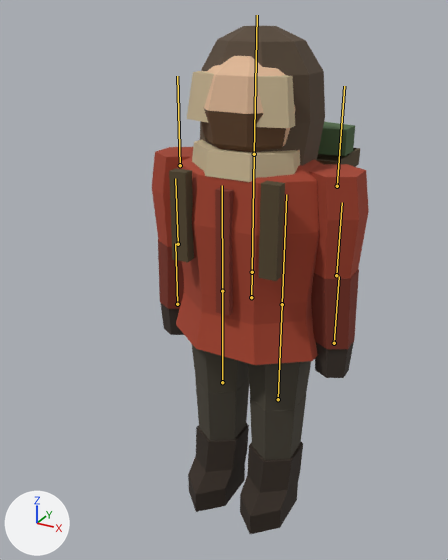
Before and after pictures for a commit that changed the glTF model survival/public/models/player.glb.
One viewpoint serves both versions: a 50 mm lens placed at (0.894, -1.832, 1.842), pointed at (-0.073, -0.075, 0.964). Arrows for +X, +Y and +Z are at lower left; the lights stay in place. The picture after the commit comes second. The bones that bend it are drawn over the model as lines.

Names of what the first picture shows: 'player', 'player-pack'.
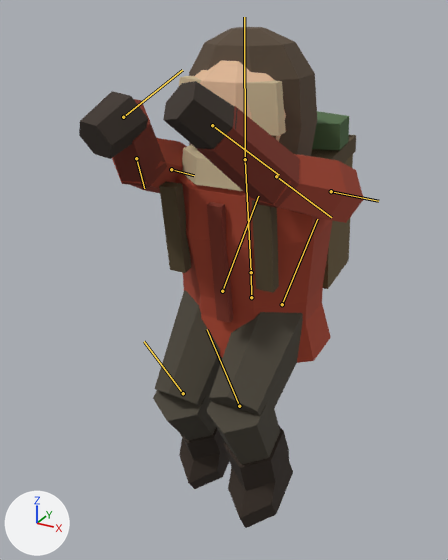
The newer file adds an action. The first version stands in its rest pose; the second is drawn at frame 7 of the action 'jump'.

Changed parts and their boxes (x1, y1, x2, y2) in the pictures (448 x 560 px):
'player', posed (31% wider)
    before: (152, 26, 369, 534)
    after: (79, 27, 364, 528)
'player-pack', posed
    before: (169, 122, 360, 281)
    after: (159, 111, 356, 293)
bone 'hips', root to tip
    before: (251, 297) to (252, 272)
    after: (251, 297) to (251, 272)
bone 'spine', root to tip
    before: (252, 272) to (254, 154)
    after: (251, 272) to (245, 159)
bone 'head', root to tip
    before: (254, 154) to (257, 15)
    after: (245, 159) to (244, 17)
bone 'upperarm_L', root to tip
    before: (337, 186) to (344, 86)
    after: (331, 191) to (378, 201)
bone 'lowerarm_L', root to tip
    before: (336, 275) to (342, 202)
    after: (276, 176) to (331, 217)
bone 'upperarm_R', root to tip
    before: (180, 165) to (177, 76)
    after: (171, 169) to (194, 175)
bone 'lowerarm_R', root to tip
    before: (178, 244) to (175, 178)
    after: (136, 158) to (144, 188)
bone 'hand_R', root to tip
    before: (177, 304) to (175, 243)
    after: (123, 117) to (182, 70)
bone 'thigh_L', root to tip
    before: (282, 304) to (286, 194)
    after: (282, 304) to (317, 219)
bone 'shin_L', root to tip
    before: (278, 399) to (282, 304)
    after: (239, 406) to (207, 329)
bone 'thigh_R', root to tip
    before: (222, 291) to (222, 185)
    after: (222, 291) to (258, 196)
bone 'shin_R', root to tip
    before: (222, 382) to (222, 291)
    after: (183, 393) to (144, 341)

The edits, one by one:
Bone 'hips' (bone_hips) turns from (0, 0, 0) to (3, 0, 0) degrees about its own x, y and z.
Bone 'spine' (bone_spine) turns from (0, 0, 0) to (5, 0, 0) degrees about its own x, y and z.
Bone 'head' (bone_head) turns from (0, 0, 0) to (-6, 0, 0) degrees about its own x, y and z.
Bone 'upperarm_L' (bone_upperarm_l) turns from (0, 0, 0) to (-120, 0, 31) degrees about its own x, y and z.
Bone 'lowerarm_L' (bone_lowerarm_l) turns from (0, 0, 0) to (-23, 0, 0) degrees about its own x, y and z.
Bone 'upperarm_R' (bone_upperarm_r) turns from (0, 0, 0) to (-120, 0, -31) degrees about its own x, y and z.
Bone 'lowerarm_R' (bone_lowerarm_r) turns from (0, 0, 0) to (-23, 0, 0) degrees about its own x, y and z.
Bone 'hand_R' (bone_hand_r) turns from (0, 0, 0) to (72, 0, 0) degrees about its own x, y and z.
Bone 'thigh_L' (bone_thigh_l) turns from (0, 0, 0) to (-60, 0, 2) degrees about its own x, y and z.
Bone 'shin_L' (bone_shin_l) turns from (0, 0, 0) to (83, 0, 0) degrees about its own x, y and z.
Bone 'thigh_R' (bone_thigh_r) turns from (0, 0, 0) to (-45, 0, -2) degrees about its own x, y and z.
Bone 'shin_R' (bone_shin_r) turns from (0, 0, 0) to (77, 0, 0) degrees about its own x, y and z.
